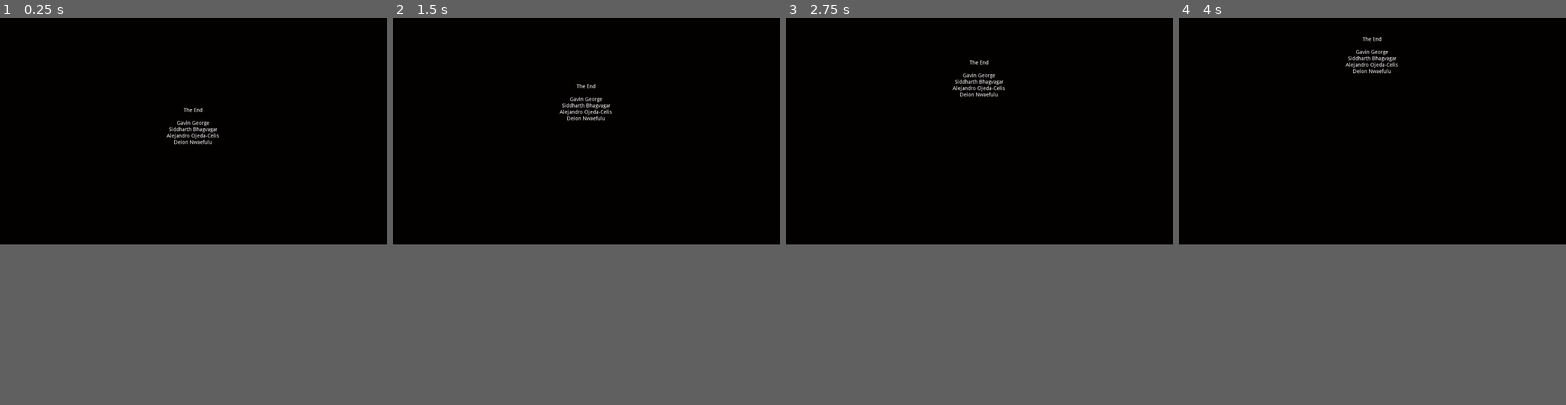
Above: before the commit, frames 1-4 (left to right).
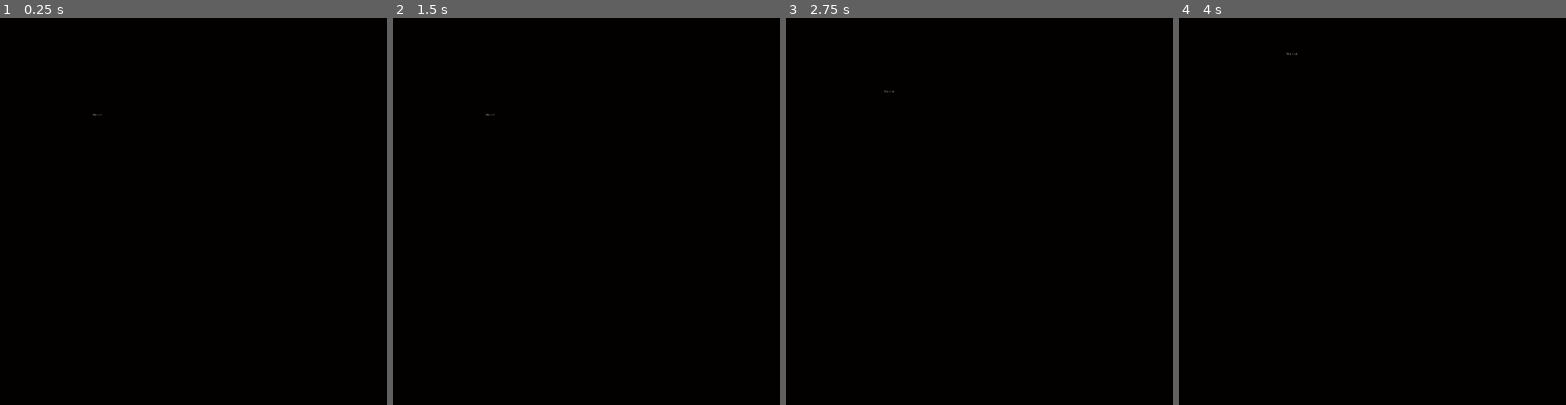
Above: after the commit, the same moments.

Repository: DNwaefulu/Dubious-Digital-Developers
Game: Godot game, scene res://End_Credits.tscn
Two runs of this game, one before a commit and one after it. Both use one fixed random seed, a clock stepped at 60 frames per second and the inputs below.
Inputs:
- Up to frame 1 (0.25 s): no input
- Up to frame 2 (1.5 s): no input
- Up to frame 3 (2.75 s): no input
- Up to frame 4 (4 s): no input
In our replay, the window is 800x468 before the commit and 800x800 after it. These sizes can differ from the game's own. Grey fills any space a smaller window leaves; there, only what the larger window draws over its background counts as a difference.

The runs differ from the first frame. In frame 1, 0.3% of the frame differs, in the area x 23-57%, y 23-33%; in frame 2, 0.3%; in frame 3, 0.3%; in frame 4, 0.3%, in the area x 27-57%, y 4-15%.

Commit message:
Add files via upload

Diff:
--- a/End_Credits/End_Credits.gd
+++ b/End_Credits/End_Credits.gd
@@ -5,20 +5,79 @@
 # var a = 2
 # var b = "text"
 var speed = 50  # Adjust the scrolling speed as needed
+onready var labels = []  # Array to store Label nodes
+var delay_timer: Timer
 
-onready var credit = $Label
+
+#onready var credit = $Label
 
 # Called when the node enters the scene tree for the first time.
+
+#func _ready():
+#	# Populate the labels array with Label nodes
+#	for child in get_children():
+#		if child is Label:
+#			labels.append(child)
+#			child.rect_scale = Vector2(0.5, 0.5)  # Set initial scale
+#
+#	# Initialize and connect the timeout signal of the timer
+#	delay_timer = Timer.new()
+#	add_child(delay_timer)
+#	delay_timer.connect("timeout", self, "_on_timer_timeout")
+#	delay_timer.wait_time = 2  # Adjust the delay time in seconds
+#	delay_timer.start()
+
+
 func _ready():
-	pass # Replace with function body.
+	 # Call the function to find Label nodes
+	find_credit_labels($"/root/End_Credits")
 
+func find_credit_labels(node):
+	# Traverse the scene tree to find Label nodes
+	for child in node.get_children():
+		if child is Label:
+			labels.append(child)
+			child.rect_scale = Vector2(0.5, 0.5)  # Set initial scale
+		# Recursive call for nested nodes
+		find_credit_labels(child)
+
+	# Initialize and connect the timeout signal of the timer
+	delay_timer = Timer.new()
+	add_child(delay_timer)
+	delay_timer.connect("timeout", self, "_on_timer_timeout")
+	delay_timer.wait_time = 2  # Adjust the delay time in seconds
+	delay_timer.start()
 
 # Called every frame. 'delta' is the elapsed time since the previous frame.
 func _process(delta):
+	#Move the entire Control node upwards only after the delay
+	if not delay_timer.is_stopped():
+		return
+
 	# Move the Label upwards
-	credit.rect_position.y -= speed * delta
+	for stats in labels:
+		stats.rect_position.y -= speed * delta
 
-	# Check if the Label is out of the screen
-	if credit.rect_position.y < -get_viewport_rect().size.y / 2:
-		# Reset the position for continuous scrolling
-		credit.rect_position.y = get_viewport_rect().size.y / 2
+	# Iterate over labels and move them
+	for label in labels:
+		if label is Label:
+			label.rect_position.y -= speed * delta
+
+			# Check if the Label is out of the screen
+			if label.rect_position.y < -get_viewport_rect().size.y / 2:
+				# Reset the position for continuous scrolling
+				label.rect_position.y = get_viewport_rect().size.y / 2
+
+			# Scaling effect
+			if label.rect_scale.x < 1:
+				label.rect_scale += Vector2(0.02, 0.02) * delta
+				label.rect_scale.x = min(1, label.rect_scale.x + 0.02 * delta)
+				label.rect_scale.y = label.rect_scale.x  # Assuming you want to maintain aspect ratio
+
+
+
+
+
+func _on_timer_timeout():
+	# This function is called when the timer expires
+	delay_timer.stop()  # Stop the timer to allow scrolling to begin
--- a/End_Credits/End_Credits.tscn
+++ b/End_Credits/End_Credits.tscn
@@ -10,18 +10,29 @@
 margin_bottom = 40.0
 
 [node name="TextureRect" type="TextureRect" parent="Control"]
-margin_right = 1022.0
-margin_bottom = 602.0
+margin_right = 1024.0
+margin_bottom = 1620.0
 
 [node name="ColorRect" type="ColorRect" parent="Control"]
-margin_right = 1025.0
-margin_bottom = 600.0
+margin_right = 1027.0
+margin_bottom = 1027.0
 color = Color( 0.0156863, 0, 0, 1 )
 
-[node name="Label" type="Label" parent="."]
-margin_right = 1022.0
-margin_bottom = 599.0
-text = "The End
+[node name="Timer" type="Timer" parent="Control"]
+
+[node name="Label" type="Label" parent="Control"]
+margin_right = 1027.0
+margin_bottom = 1027.0
+text = "The End"
+align = 1
+valign = 1
+
+[node name="Label2" type="Label" parent="Control"]
+margin_left = -2.0
+margin_top = 1275.0
+margin_right = 1023.0
+margin_bottom = 1593.0
+text = "Dubious Digital Developers
 
 Gavin George
 Siddharth Bhagvagar
@@ -29,3 +40,14 @@
 Deion Nwaefulu"
 align = 1
 valign = 1
+
+[node name="Label3" type="Label" parent="Control"]
+margin_left = 4.0
+margin_top = 1526.0
+margin_right = 1029.0
+margin_bottom = 1844.0
+text = "Resources
+
+https://essssam.itch.io/rocky-roads"
+align = 1
+valign = 1
--- a/End_Credits/project.godot
+++ b/End_Credits/project.godot
@@ -14,6 +14,10 @@
 run/main_scene="res://End_Credits.tscn"
 config/icon="res://icon.png"
 
+[display]
+
+window/size/height=1024
+
 [gui]
 
 common/drop_mouse_on_gui_input_disabled=true
Binary file added: End_Credits/text_fx.png
Not shown, added: End_Credits/text_fx.png.import
Not shown, added: End_Credits/tileset_lava.tsx
